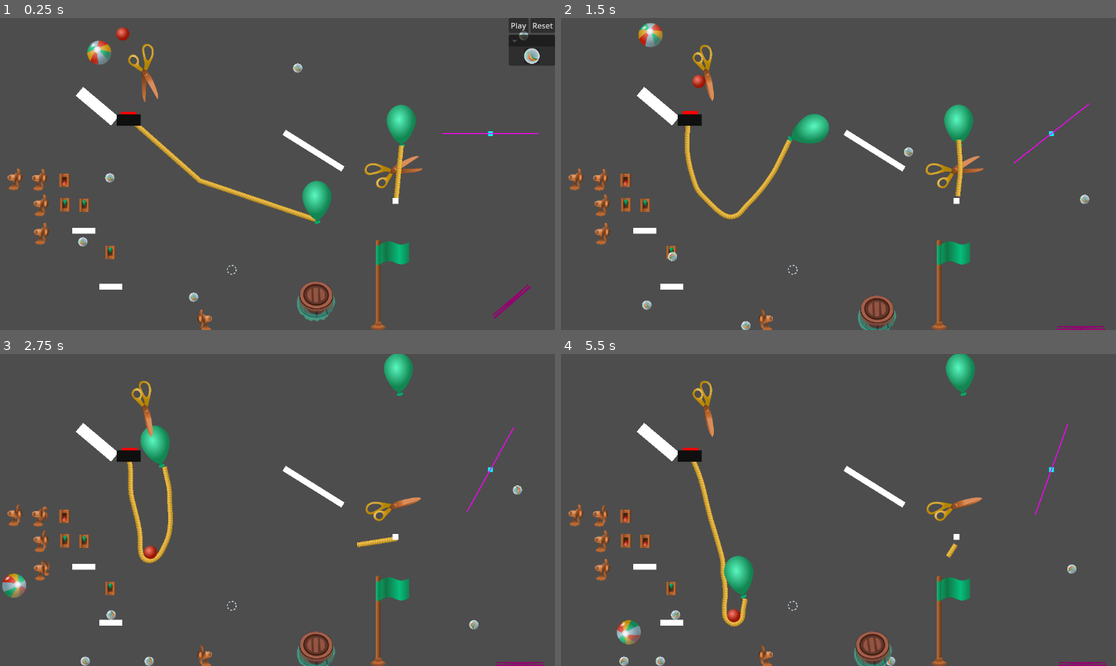
Above: before the commit, frames 1-4 (two rows, left to right).
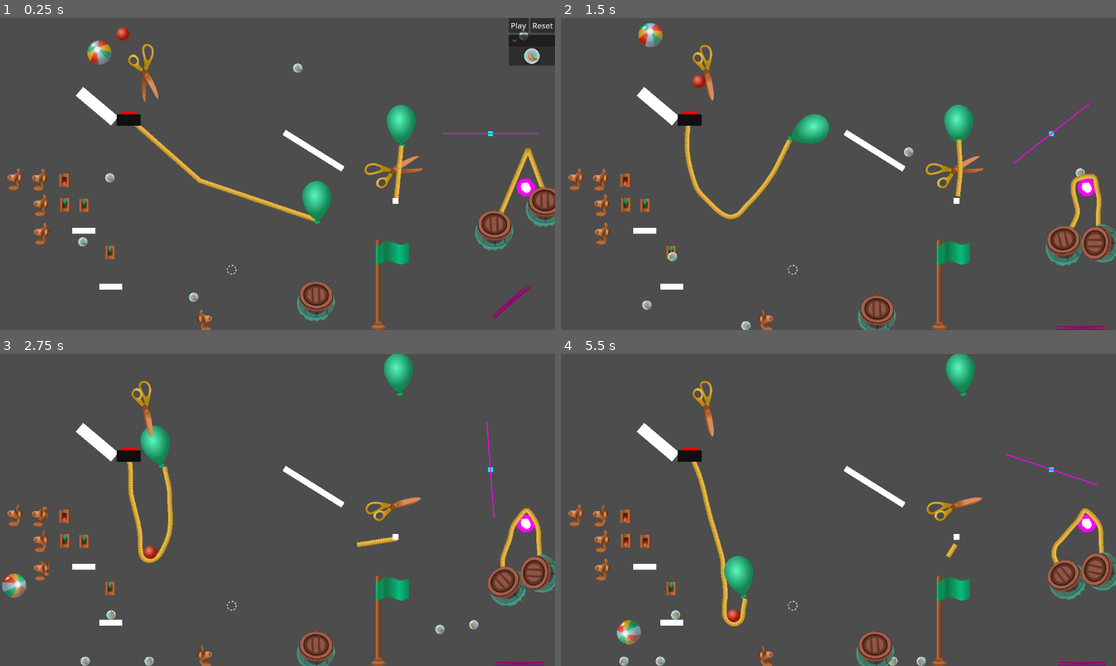
Above: after the commit, the same moments.

Repository: lechaosx/jam-at-fit-vol-2
Game: Godot game, scene res://game.tscn
Two runs of this game, one before a commit and one after it. Both use one fixed random seed, a clock stepped at 60 frames per second and the inputs below. The engine's default icon, where the game draws it, is replaced by a stand-in: a white triangle on a blue panel in a dark square.
Inputs (mouse positions are in pixels of both pictures, inside the frame that each line leads up to):
- Up to frame 1 (0.25 s): no input
- Up to frame 2 (1.5 s): click "Play" at 0.5 s; move the mouse to (960, 158) at 1.27 s; click (960, 158) at 1.42 s
- Up to frame 3 (2.75 s): move the mouse to (166, 525) at 2.02 s; click (166, 525) at 2.17 s
- Up to frame 4 (5.5 s): move the mouse to (894, 441) at 2.77 s; click (894, 441) at 2.92 s; move the mouse to (810, 572) at 3.52 s; click (810, 572) at 3.67 s; move the mouse to (1005, 556) at 4.27 s; click (1005, 556) at 4.42 s; move the mouse to (672, 463) at 5.02 s; click (672, 463) at 5.17 s

The runs differ from the first frame. In frame 1, 1.7% of the frame differs, in the area x 85-100%, y 41-75%; in frame 2, 1.8%; in frame 3, 1.9%; in frame 4, 2.3%, in the area x 52-100%, y 22-100%.

Commit message:
Add pulley

Diff:
--- a/godot/barrel.gd
+++ b/godot/barrel.gd
@@ -26,5 +26,5 @@
 	print_debug(velocity)
 	print_debug(velocity.length())
 
-	if velocity.length() > 50:
+	if velocity.length() > 1000:
 		kaboom()
--- /dev/null
+++ b/godot/pulley.tscn
@@ -0,0 +1,19 @@
+[gd_scene load_steps=2 format=3 uid="uid://de181pepln0n"]
+
+[sub_resource type="CircleShape2D" id="CircleShape2D_medbi"]
+radius = 14.56022
+
+[node name="Pulley" type="StaticBody2D"]
+
+[node name="CollisionShape2D" type="CollisionShape2D" parent="."]
+shape = SubResource("CircleShape2D_medbi")
+
+[node name="Polygon2D" type="Polygon2D" parent="."]
+scale = Vector2(0.3884599, 0.37649217)
+color = Color(1, 0, 1, 1)
+polygon = PackedVector2Array(-22, -47, 19, -48, 50, -10, 50, 16, 22, 45, -13, 51, -46, 25, -51, -7, -43, -31)
+
+[node name="Polygon2D2" type="Polygon2D" parent="."]
+position = Vector2(0, 2)
+scale = Vector2(0.33870968, 0.33870968)
+polygon = PackedVector2Array(-29, -32, 11, -37, 22, -18, 30, 3, 21, 21, 1, 29, -29, 8, -32, -9)
--- a/godot/world.tscn
+++ b/godot/world.tscn
@@ -17,6 +17,7 @@
 [ext_resource type="PackedScene" uid="uid://dwglrpbg4e0r4" path="res://seesaw.tscn" id="15_hiqwa"]
 [ext_resource type="PackedScene" uid="uid://dcnp5ewnyvsiv" path="res://barrel.tscn" id="16_2u3nc"]
 [ext_resource type="PackedScene" uid="uid://c0hs7nim5oa37" path="res://trampoline.tscn" id="17_udxuc"]
+[ext_resource type="PackedScene" uid="uid://de181pepln0n" path="res://pulley.tscn" id="18_ikiii"]
 
 [sub_resource type="WorldBoundaryShape2D" id="WorldBoundaryShape2D_e2o6t"]
 normal = Vector2(1, 0)
@@ -134,4 +135,19 @@
 position = Vector2(1062, 589)
 rotation = -0.71372604
 
+[node name="Pulley" parent="." instance=ExtResource("18_ikiii")]
+position = Vector2(1092, 352)
+
+[node name="Rope3" parent="." node_paths=PackedStringArray("attach_body_a", "attach_body_b") instance=ExtResource("6_dwbse")]
+position = Vector2(1027, 435)
+points = PackedVector2Array(110, -53, 69, -163, 0, 0)
+attach_body_a = NodePath("../Barrel3")
+attach_body_b = NodePath("../Barrel")
+
+[node name="Barrel" parent="." instance=ExtResource("16_2u3nc")]
+position = Vector2(1026, 442)
+
+[node name="Barrel3" parent="." instance=ExtResource("16_2u3nc")]
+position = Vector2(1131, 393)
+
 [editable path="Switch"]
Not shown: 1 places in godot/world.tscn that only renumber resources
